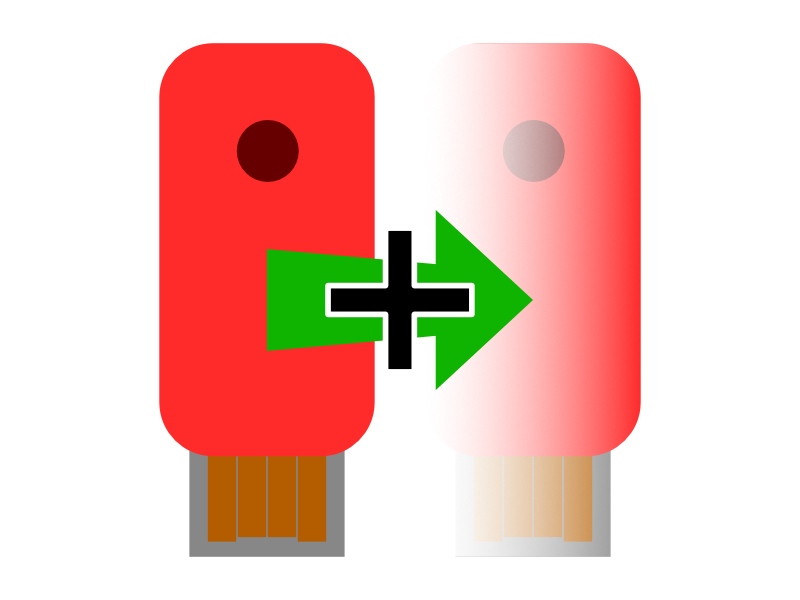
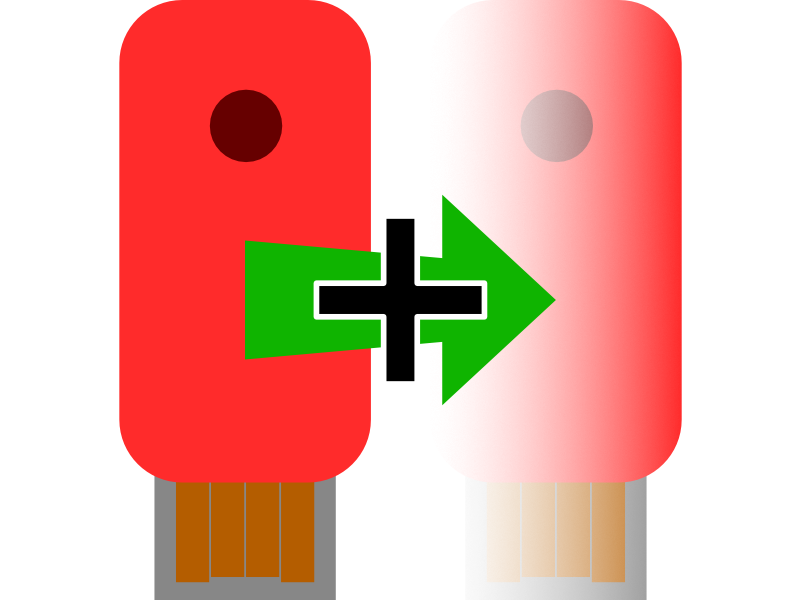
Revision of a layered 800×600 image; what changed, layer by layer:
painted on (unnamed layer) (1st of 20) over [313, 213, 488, 387]
painted on (unnamed layer) (2nd of 20, in "arrow") over [245, 240, 451, 360]
painted on (unnamed layer) (3rd of 20, in "arrow") over [435, 195, 556, 405]
painted on (unnamed layer) (4th of 20) over [423, 0, 682, 600]
painted on (unnamed layer) (5th of 20, in "solo-clone") over [502, 89, 593, 182]
painted on (unnamed layer) (6th of 20, in "solo-clone") over [425, 0, 682, 483]
painted on (unnamed layer) (8th of 20, in "solo-clone" › (unnamed layer)) over [563, 392, 625, 583]
painted on (unnamed layer) (9th of 20, in "solo-clone" › (unnamed layer)) over [533, 388, 590, 577]
painted on (unnamed layer) (10th of 20, in "solo-clone" › (unnamed layer)) over [503, 388, 555, 577]
painted on (unnamed layer) (11th of 20, in "solo-clone" › (unnamed layer)) over [473, 392, 520, 583]
painted on (unnamed layer) (12th of 20, in "solo-clone") over [455, 388, 647, 600]
painted on (unnamed layer) (13th of 20, in "solo") over [209, 89, 299, 182]
painted on (unnamed layer) (14th of 20, in "solo") over [119, 0, 375, 483]
painted on (unnamed layer) (16th of 20, in "solo" › (unnamed layer)) over [281, 455, 327, 583]
painted on (unnamed layer) (17th of 20, in "solo" › (unnamed layer)) over [246, 456, 297, 577]
painted on (unnamed layer) (18th of 20, in "solo" › (unnamed layer)) over [211, 456, 267, 577]
painted on (unnamed layer) (19th of 20, in "solo" › (unnamed layer)) over [176, 441, 237, 583]
painted on (unnamed layer) (20th of 20, in "solo") over [154, 388, 345, 600]
